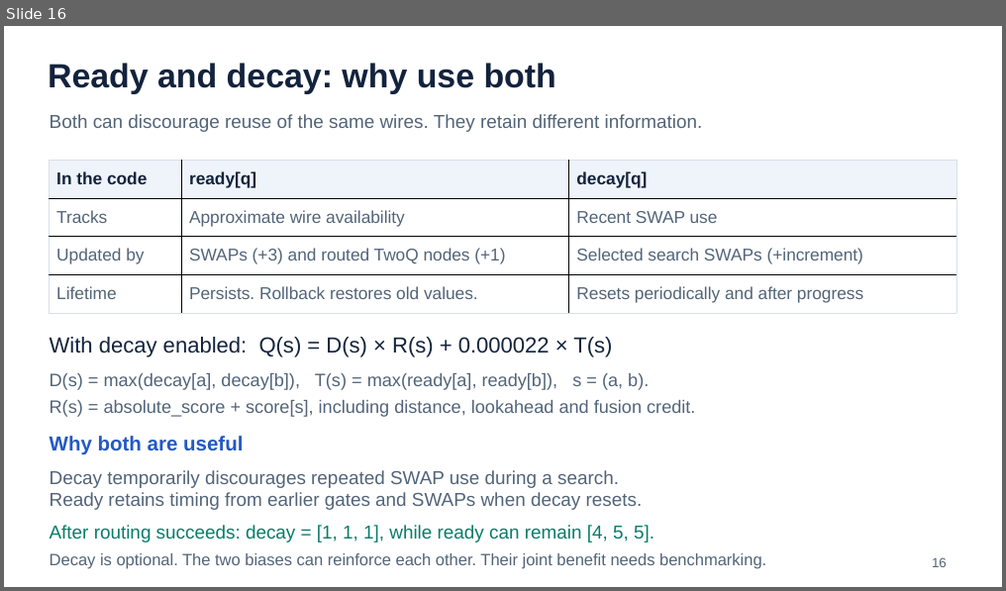
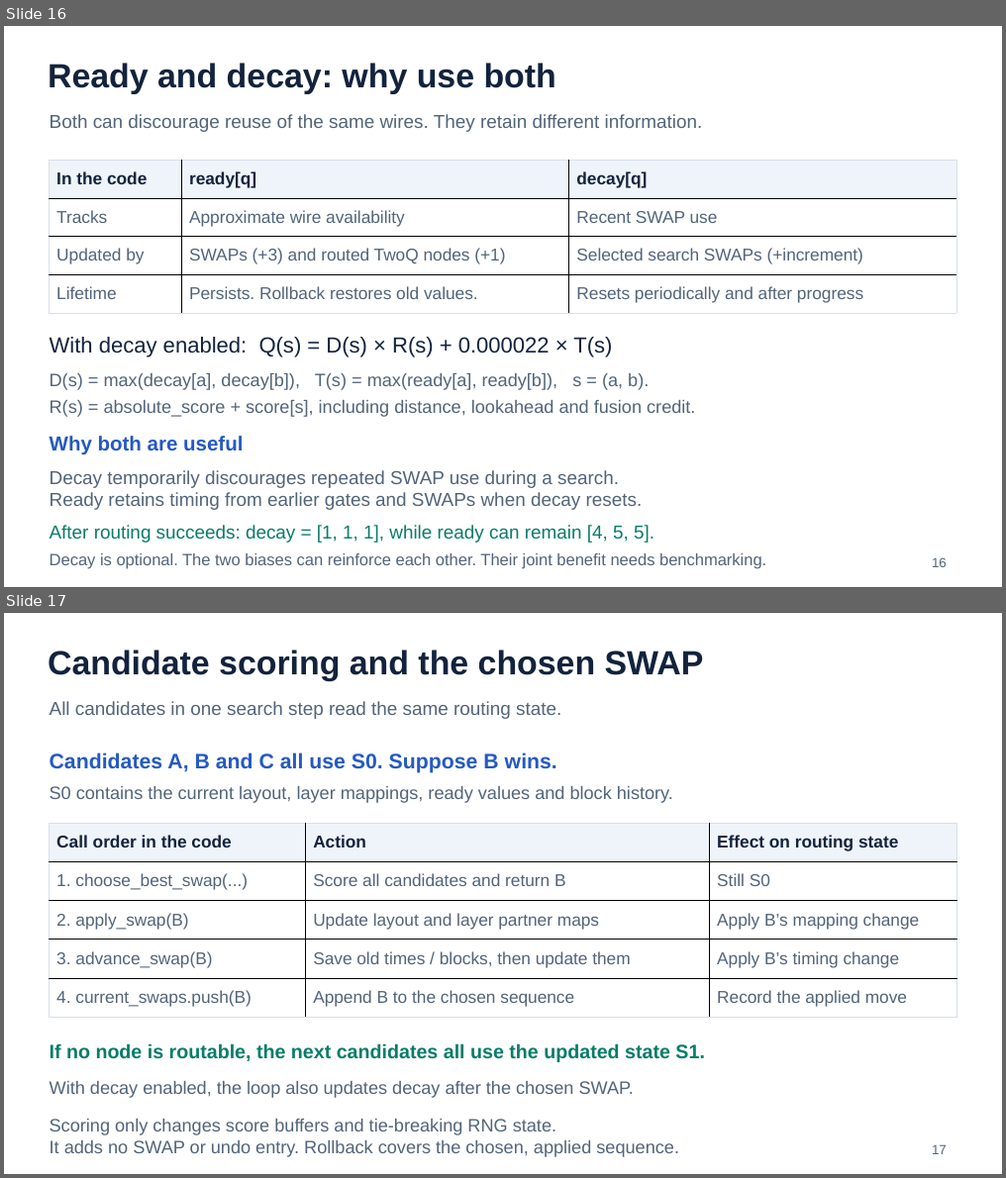
Before and after one commit to AI-native-Systems-Research/qiskit-evolved, a slide deck: design/change_description_codex.pptx. Shown one above the other, each under a label of ours: slide 16 before the commit, slides 16 and 17 after it. The pictures are 1006x591 and 1006x1178 pixels, drawn with LibreOffice and Linux fonts; fonts in the diff are those of the drawing. Boxes give left, top, right and bottom in pixels: in the first picture for what was removed or moved away, otherwise in the second. Text is boxed around its words. In the diff, an @@ line names an element or a change of style, - is before the commit and + after.

```diff
--- a/design/change_description_codex.pptx
+++ b/design/change_description_codex.pptx
@@ slide 17 added at (x1=4, y1=613, x2=1002, y2=1174), background #FFFFFF @@
@@ text added at (x1=48, y1=650, x2=704, y2=681), 32.2 pt, text #13233D, bold @@
+Candidate scoring and the chosen SWAP
@@ text added at (x1=50, y1=701, x2=561, y2=719), 18 pt, text #526479 @@
+All candidates in one search step read the same routing state.
@@ text added at (x1=50, y1=753, x2=557, y2=773), 20.2 pt, text #2459C4, bold @@
+Candidates A, B and C all use S0. Suppose B wins.
@@ text added at (x1=50, y1=786, x2=673, y2=803), 17.2 pt, text #526479 @@
+S0 contains the current layout, layer mappings, ready values and block history.
@@ table added at (x1=49, y1=823, x2=957, y2=1017), 5 rows, 3 columns @@
+Call order in the code | Action | Effect on routing state
+1. choose_best_swap(...) | Score all candidates and return B | Still S0
+2. apply_swap(B) | Update layout and layer partner maps | Apply B’s mapping change
+3. advance_swap(B) | Save old times / blocks, then update them | Apply B’s timing change
+4. current_swaps.push(B) | Append B to the chosen sequence | Record the applied move
@@ text added at (x1=50, y1=1044, x2=704, y2=1062), 18.8 pt, text #087C69, bold @@
+If no node is routable, the next candidates all use the updated state S1.
@@ text added at (x1=50, y1=1081, x2=634, y2=1098), 17.2 pt, text #526479 @@
+With decay enabled, the loop also updates decay after the chosen SWAP.
@@ text added at (x1=50, y1=1119, x2=679, y2=1157), 17.2 pt, text #526479 @@
+Scoring only changes score buffers and tie-breaking RNG state.
+It adds no SWAP or undo entry. Rollback covers the chosen, applied sequence.
@@ text added at (x1=932, y1=1145, x2=946, y2=1155), 12.8 pt, text #526479 @@
+17
```
Also in this commit, not shown: 8 slides changed, 4 other slides added.
